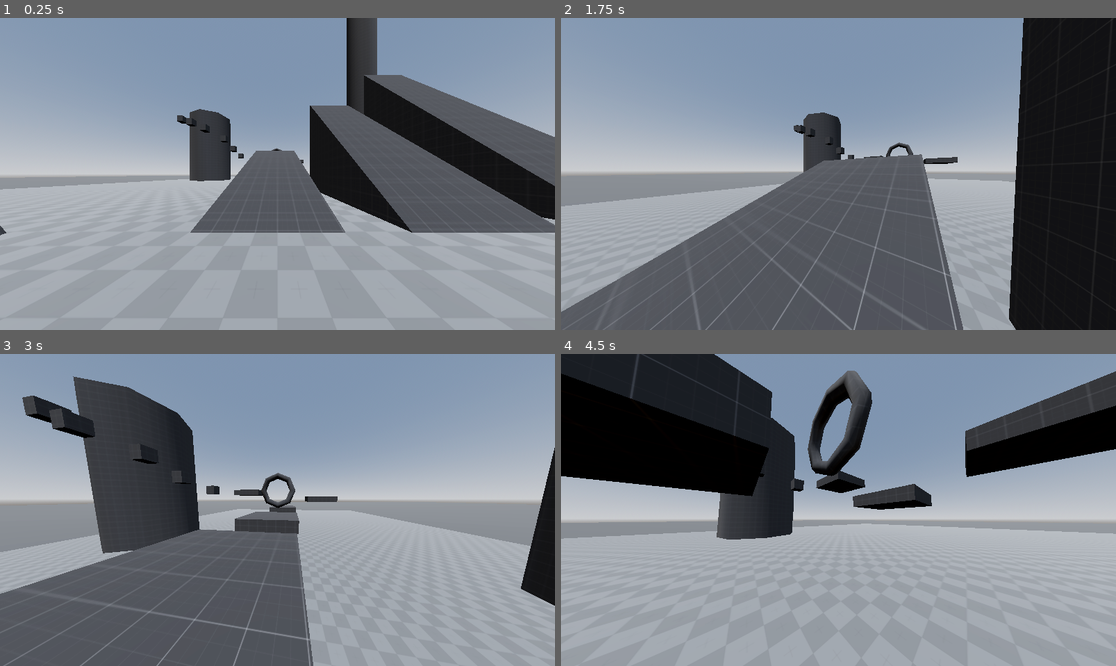
Above: before the commit, frames 1-4 (two rows, left to right).
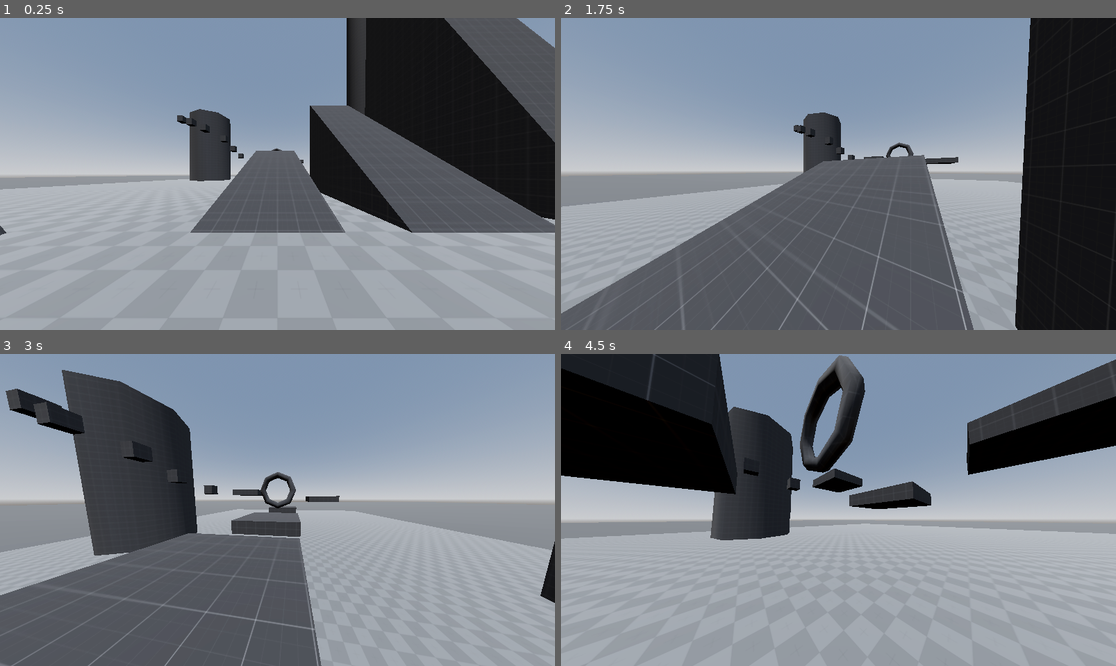
Above: after the commit, the same moments.

Repository: TimurTimergalin/team-dynamics-project-0
Game: Godot game, scene res://scenes/prototype_scene.tscn
Same seed, same stepped clock (60 frames per second), same inputs: the game is played once before the commit and once after it.
Inputs (mouse positions are in pixels of both pictures, inside the frame that each line leads up to):
- Up to frame 1 (0.25 s): no input
- Up to frame 2 (1.75 s): move the mouse to (866, 174) at 0.52 s; hold W (main_move_forward) from 0.53 s (still down); tap Ctrl (main_crouch) at 0.6 s; tap Space (main_jump) at 0.77, 1.52 s; move the mouse to (810, 174) at 1.27 s; tap Shift (main_run) at 1.35 s
- Up to frame 3 (3 s): keep holding W (main_move_forward); move the mouse to (288, 503) at 2.02 s; tap Ctrl (main_crouch) at 2.1 s; move the mouse to (271, 516) at 2.77 s; tap Shift (main_run) at 2.85 s
- Up to frame 4 (4.5 s): keep holding W (main_move_forward); tap Space (main_jump) at 3.02, 3.77 s; move the mouse to (877, 513) at 3.52 s; tap Ctrl (main_crouch) at 3.6 s; move the mouse to (794, 506) at 4.27 s; tap Shift (main_run) at 4.35 s

The runs differ from the first frame. In frame 1, 12% of the frame differs, in the area x 65-100%, y 0-54%; in frame 2, 3.2%; in frame 3, 5.3%; in frame 4, 8.2%.

Commit message:
fixed ramp falling

Diff:
--- a/scenes/player.tscn
+++ b/scenes/player.tscn
@@ -13,6 +13,7 @@
 [ext_resource type="Script" uid="uid://drvqm8nefhw2w" path="res://scripts/logic/camera/camera_controller_logic.gd" id="10_y4r1p"]
 [ext_resource type="Script" uid="uid://ogc2ldxcn888" path="res://scripts/logic/movement/character_body_move_and_slide_logic.gd" id="11_3v2ag"]
 [ext_resource type="Resource" uid="uid://bgqa0tcc2e6tv" path="res://resources/player/camera_controller.tres" id="11_d2wvv"]
+[ext_resource type="Script" uid="uid://dbj1bol4buh0d" path="res://scripts/logic/movement/character_body_move_and_slide_logger.gd" id="11_f1ej7"]
 
 [sub_resource type="BoxShape3D" id="BoxShape3D_d2wvv"]
 size = Vector3(1, 2, 1)
@@ -136,10 +137,16 @@
 player_camera = NodePath("../../../CameraHolder/Camera3D")
 player_movement_resource = ExtResource("9_y4r1p")
 
-[node name="MovementStateMachineLog" type="Node" parent="Logic" node_paths=PackedStringArray("state_machine")]
+[node name="Loggers" type="Node" parent="Logic"]
+
+[node name="MovementStateMachineLogger" type="Node" parent="Logic/Loggers" node_paths=PackedStringArray("state_machine")]
 script = ExtResource("10_d2wvv")
-state_machine = NodePath("../MovementStateMachine")
+state_machine = NodePath("../../MovementStateMachine")
 machine_name = "Movement State Machine"
+
+[node name="CharacterBodyMoveAndSlideLogger" type="Node" parent="Logic/Loggers"]
+script = ExtResource("11_f1ej7")
+metadata/_custom_type_script = "uid://dbj1bol4buh0d"
 
 [node name="CameraControllerLogic" type="Node" parent="Logic" node_paths=PackedStringArray("camera_holder", "camera", "camera_player")]
 script = ExtResource("10_y4r1p")
@@ -152,5 +159,7 @@
 [node name="MoveAndSlideLogic" type="Node" parent="Logic" node_paths=PackedStringArray("body")]
 script = ExtResource("11_3v2ag")
 body = NodePath("../..")
+player_movement_resource = ExtResource("9_y4r1p")
 
 [connection signal="state_changed" from="Logic/MovementStateMachine" to="Logic/CameraControllerLogic" method="_on_state_changed"]
+[connection signal="after_move" from="Logic/MoveAndSlideLogic" to="Logic/Loggers/CharacterBodyMoveAndSlideLogger" method="_on_move_and_slide"]
--- a/scenes/prototype_scene.tscn
+++ b/scenes/prototype_scene.tscn
@@ -90,7 +90,7 @@
 
 [node name="Ramp3" type="CSGPolygon3D" parent="Environment/Level_1/Objects"]
 transform = Transform3D(-4.371139e-08, 0, 1, 0, 1, 0, -1, 0, -4.371139e-08, -11.467247, 0.5, 4.5)
-polygon = PackedVector2Array(-10, 0, 1, 0, -10, 15)
+polygon = PackedVector2Array(-10, 0, 1, 0, -9.402536, 32.656143)
 depth = 5.0
 
 [node name="MiniPillar" type="CSGCylinder3D" parent="Environment/Level_1/Objects"]
--- /dev/null
+++ b/scripts/logic/movement/character_body_move_and_slide_logger.gd
@@ -0,0 +1,8 @@
+class_name CharacterBodyMoveAndSlideLogger
+
+extends Node
+
+
+func _on_move_and_slide(_old_velocity, cur_velocity, _slided) -> void:
+    print("Current velocity: ", cur_velocity)
+    #print("Old velocity: ", old_velocity, "Current velocity: ", cur_velocity, "Slided: ", slided)
--- a/scripts/logic/movement/character_body_move_and_slide_logic.gd
+++ b/scripts/logic/movement/character_body_move_and_slide_logic.gd
@@ -5,9 +5,16 @@
 signal after_move
 
 @export var body: CharacterBody3D
+@export var player_movement_resource: PlayerMovementResource
+
+
+func _ready() -> void:
+	body.set_floor_max_angle(deg_to_rad(player_movement_resource.floor_max_angle))
+	body.set_floor_constant_speed_enabled(player_movement_resource.is_floor_constant_speed)
+	body.set_floor_snap_length(player_movement_resource.floor_snap_length)
 
 
 func _physics_process(_delta: float) -> void:
-    var old_velocity := body.velocity
-    var slided = body.move_and_slide()
-    after_move.emit(old_velocity, body.velocity, slided)
+	var old_velocity := body.velocity
+	var slided = body.move_and_slide()
+	after_move.emit(old_velocity, body.velocity, slided)
--- a/scripts/logic/state_machine/state_machine_logger.gd
+++ b/scripts/logic/state_machine/state_machine_logger.gd
@@ -5,8 +5,7 @@
 @export var state_machine: StateMachine
 @export var machine_name: String = "Anonymous State Machine"
 
-
-func _ready() -> void:
-    state_machine.state_changed.connect(
-        func(from, to): print(machine_name, " changed its state from ", from, " to ", to)
-    )
+# func _ready() -> void:
+#     state_machine.state_changed.connect(
+#         func(from, to): print(machine_name, " changed its state from ", from, " to ", to)
+#     )
--- a/scripts/resources/player/movement.gd
+++ b/scripts/resources/player/movement.gd
@@ -14,3 +14,7 @@
 
 @export var free_fall_acceleration: float = -15
 @export var free_fall_decceleration: float = -9.8
+
+@export var floor_max_angle: float = 45
+@export var is_floor_constant_speed: bool = true
+@export var floor_snap_length: float = 1
Not shown: 1 places in scenes/player.tscn that only renumber resources
Not shown, added: scripts/logic/movement/character_body_move_and_slide_logger.gd.uid
